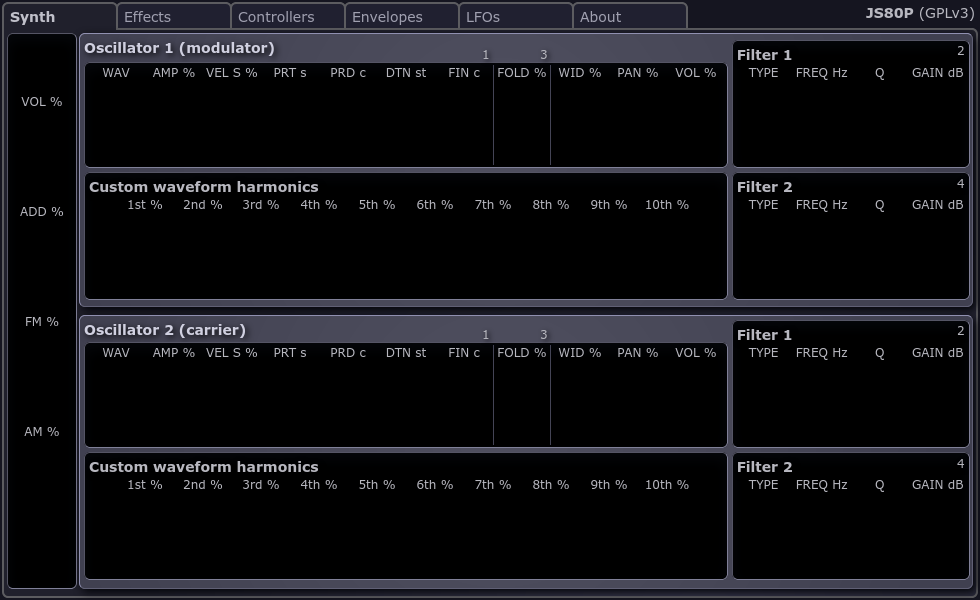
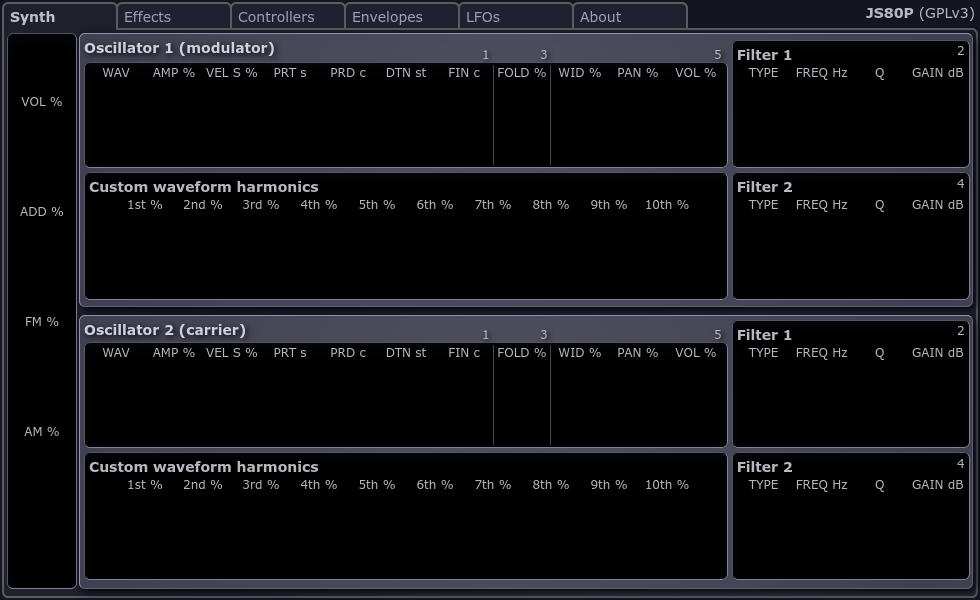
Layers edited between the first and the second w=980, h=600 image:
painted on "synth" over [713, 48, 727, 343]
